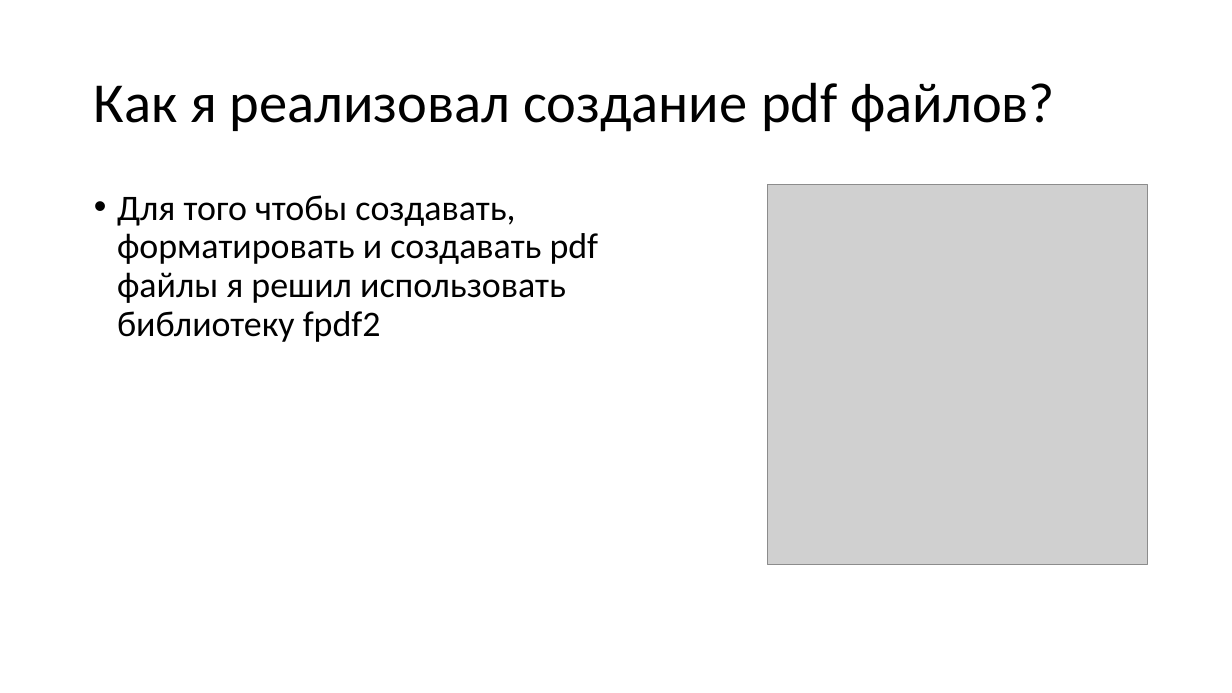
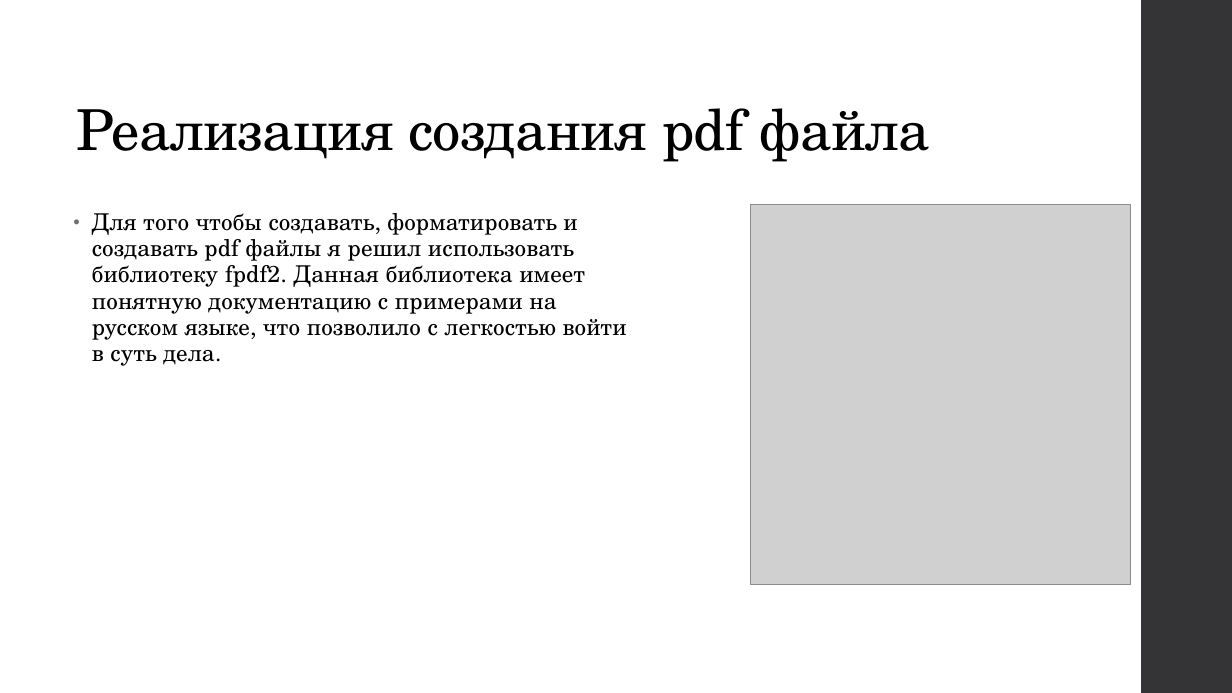
Before and after one commit to Roplik/CBC, a slide deck: slide 4 of python_project.pptx (slide 5 before the commit). Drawn at 1232x693 pixels with LibreOffice and Linux fonts; fonts in the diff are those of the drawing; grey boxes stand for pictures. Boxes give left, top, right and bottom in pixels: in the first picture for what was removed or moved away, otherwise in the second. Text is boxed around its words. In the diff, an @@ line names an element or a change of style, - is before the commit and + after.

```diff
--- a/python_project.pptx
+++ b/python_project.pptx
@@ rectangle added at (x1=1141, y1=0, x2=1232, y2=693), fill #353537 @@
@@ title "Реализация создания pdf файла" at (x1=76, y1=108, x2=931, y2=162): vertical alignment middle to bottom @@
@@ title at (x1=76, y1=108, x2=931, y2=162): text changed; font Calibri to TeX Gyre Schola @@
-Как я реализовал создание pdf файлов?
+Реализация создания pdf файла
@@ picture moved from (x1=768, y1=185, x2=1148, y2=565) to (x1=751, y1=204, x2=1131, y2=584) @@
@@ text at (x1=92, y1=213, x2=627, y2=366): text changed; size 28 to 18 pt; font Calibri to TeX Gyre Schola @@
-• Для того чтобы создавать, форматировать и создавать pdf файлы я решил использовать библиотеку fpdf2
+• Для того чтобы создавать, форматировать и создавать pdf файлы я решил использовать библиотеку fpdf2. Данная библиотека имеет понятную документацию с примерами на русском языке, что позволило с легкостью войти в суть дела.
```
Also in this commit, not shown: 3 other slides changed, 5 slides added, 4 slides removed.
